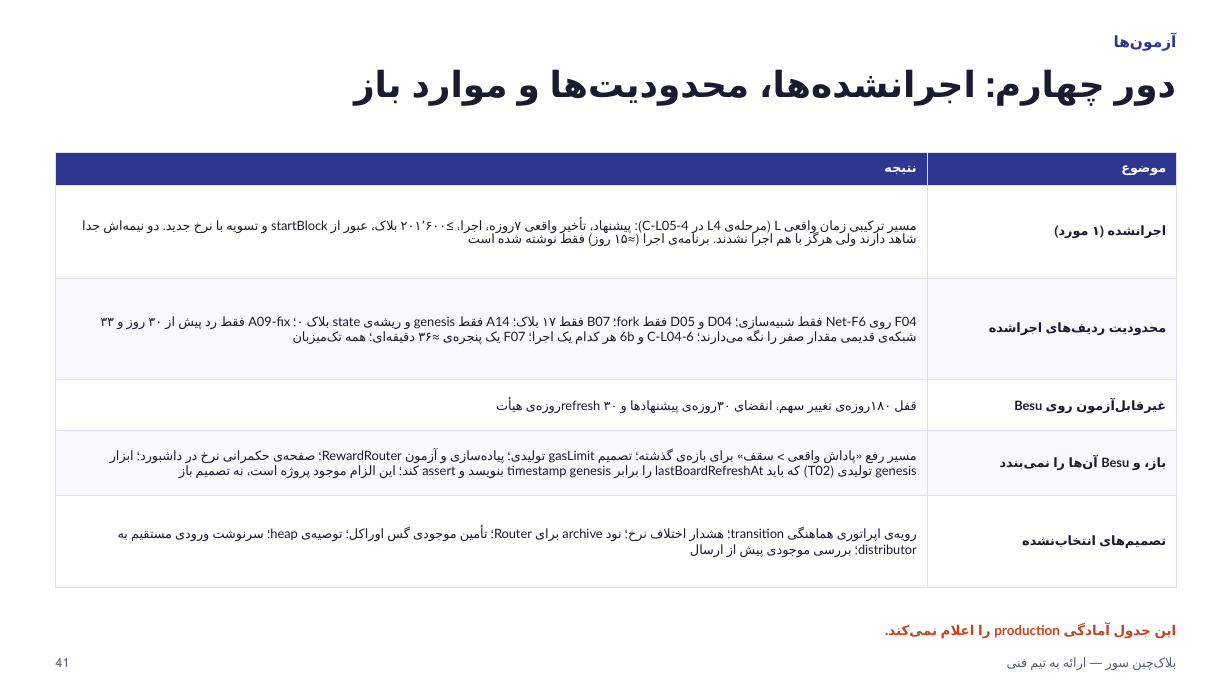
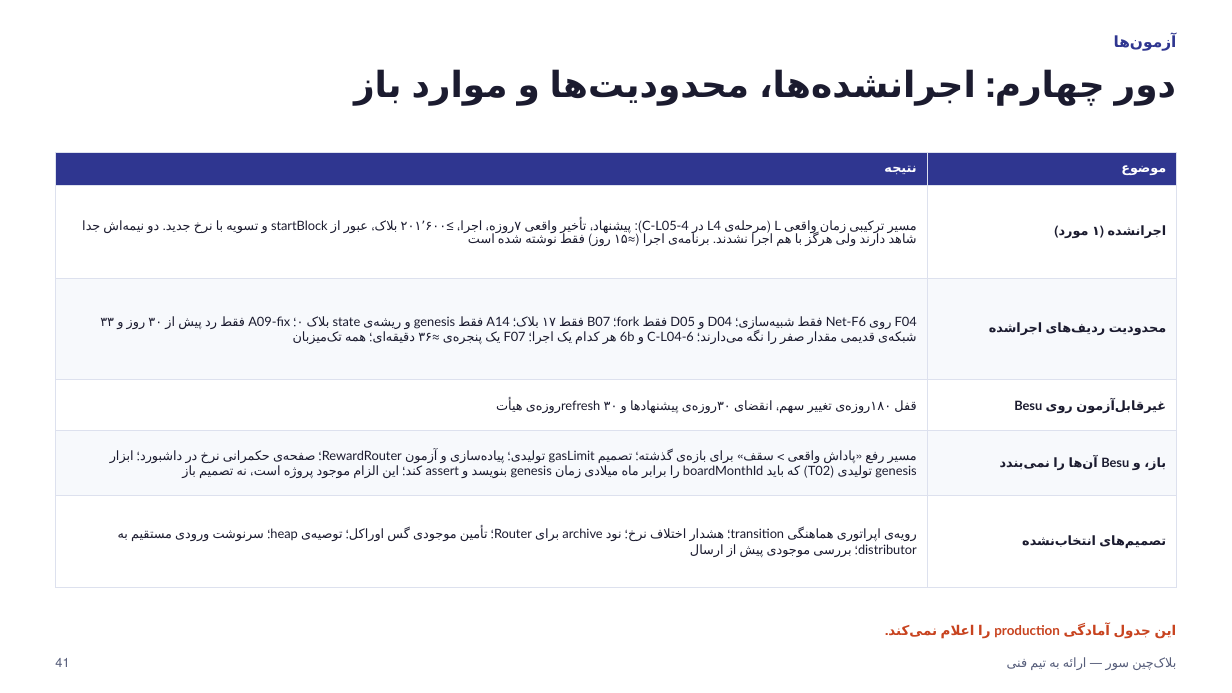
Before and after one commit to Sur-network/sur-new, a slide deck: slide 41 of presentations/Sur - Technical Team Presentation.pptx. Drawn at 1232x693 pixels with LibreOffice and Linux fonts; fonts in the diff are those of the drawing. Boxes give left, top, right and bottom in pixels: in the first picture for what was removed or moved away, otherwise in the second. Text is boxed around its words. In the diff, an @@ line names an element or a change of style, - is before the commit and + after.

```diff
--- a/presentations/Sur - Technical Team Presentation.pptx
+++ b/presentations/Sur - Technical Team Presentation.pptx
@@ table at box(55, 152, 1177, 561) @@
-row 5, column 1: مسیر رفع «پاداش واقعی > سقف» برای بازه‌ی گذشته؛ تصمیم gasLimit تولیدی؛ پیاده‌سازی و آزمون RewardRouter؛ صفحه‌ی حکمرانی نرخ در داشبورد؛ ابزار genesis تولیدی (T02) که باید lastBoardRefreshAt را برابر timestamp genesis بنویسد و assert کند؛ این الزام موجود پروژه است، نه تصمیم باز
+row 5, column 1: مسیر رفع «پاداش واقعی > سقف» برای بازه‌ی گذشته؛ تصمیم gasLimit تولیدی؛ پیاده‌سازی و آزمون RewardRouter؛ صفحه‌ی حکمرانی نرخ در داشبورد؛ ابزار genesis تولیدی (T02) که باید boardMonthId را برابر ماه میلادی زمان genesis بنویسد و assert کند؛ این الزام موجود پروژه است، نه تصمیم باز
```
Also in this commit, not shown: 5 other slides changed, 39 other files.
